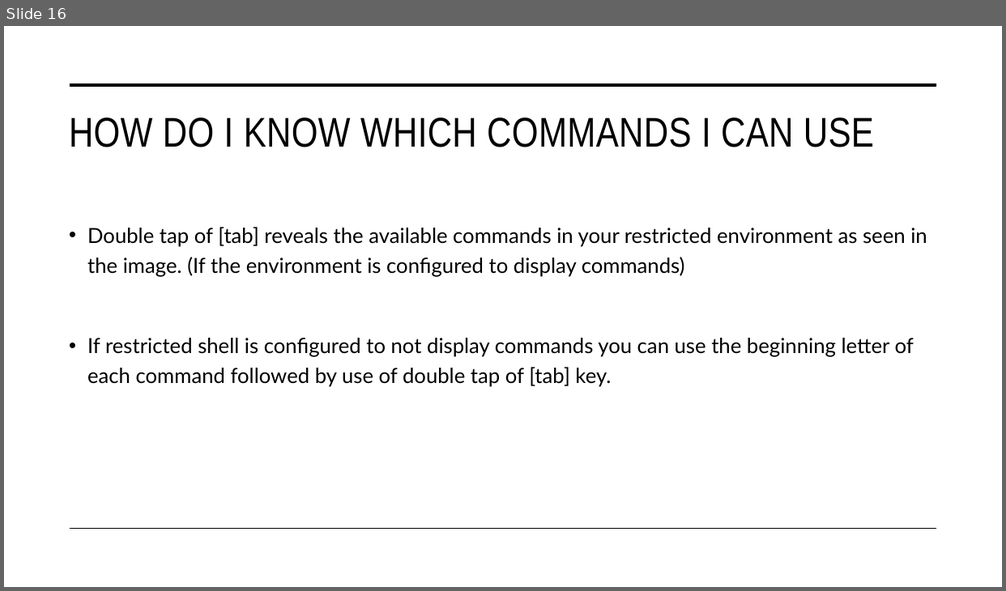
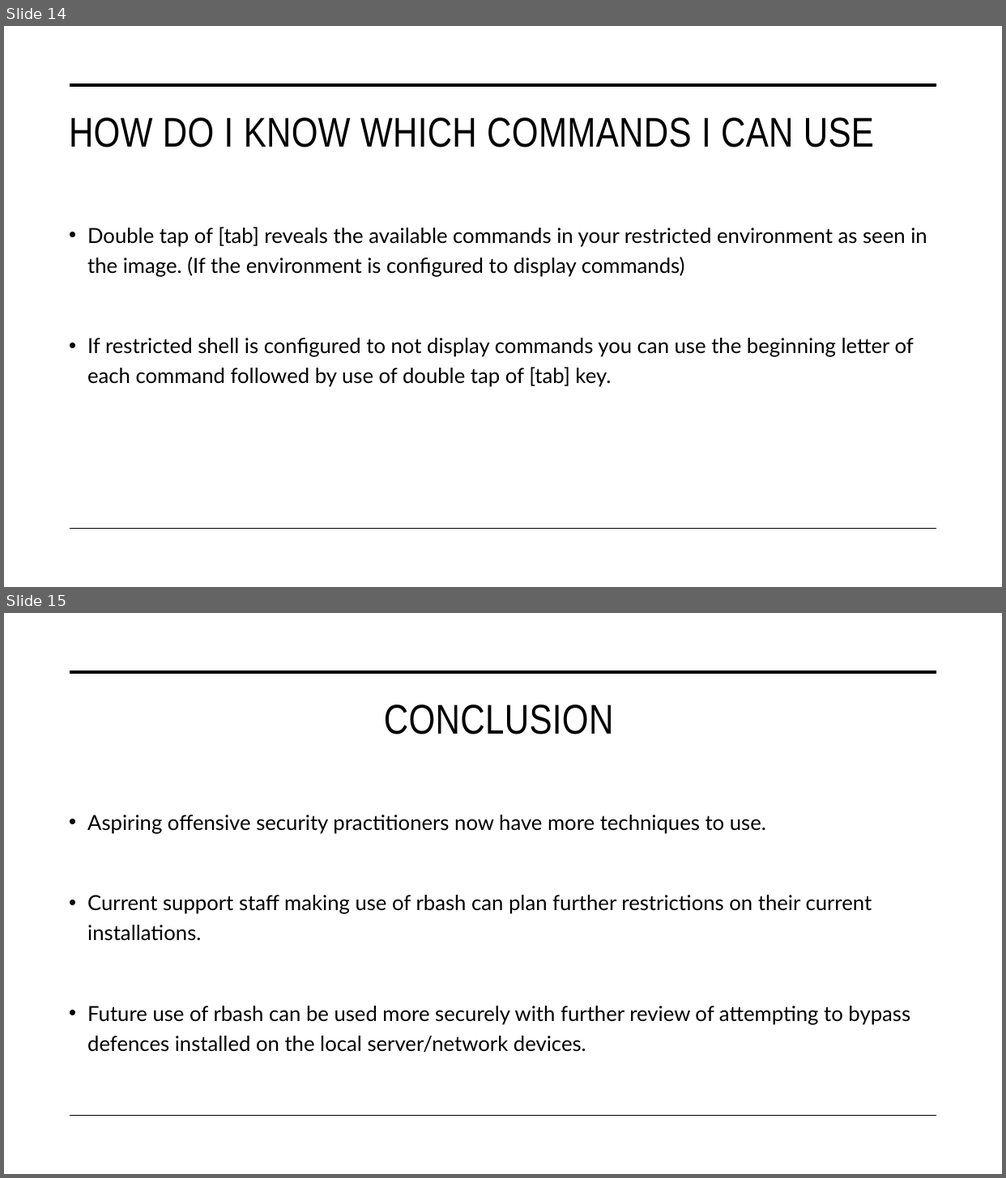
Before and after one commit to aqeebhussain122/hpc-offensive-security, a slide deck: Offensive Security Tactics for Linux Professionals - Linux Restricted Shell Escapes.pptx. Shown one above the other, each under a label of ours: slide 16 before the commit, slides 14 and 15 after it. The pictures are 1006x591 and 1006x1178 pixels, drawn with LibreOffice and Linux fonts; fonts in the diff are those of the drawing. Boxes give left, top, right and bottom in pixels: in the first picture for what was removed or moved away, otherwise in the second. Text is boxed around its words. In the diff, an @@ line names an element or a change of style, - is before the commit and + after.

```diff
--- a/Offensive Security Tactics for Linux Professionals - Linux Restricted Shell Escapes.pptx
+++ b/Offensive Security Tactics for Linux Professionals - Linux Restricted Shell Escapes.pptx
@@ slide 15 added at <box>4,613,1002,1174</box>, background #FFFFFF; not listed: 2 template elements that a slide beside it also shows @@
@@ title added at <box>384,705,613,735</box>, 40 pt, text #000000 @@
+CONCLUSION
@@ text added at <box>87,815,910,1052</box>, 20 pt, text #000000 @@
+• Aspiring offensive security practitioners now have more techniques to use.
+• Current support staff making use of rbash can plan further restrictions on their current installations.
+• Future use of rbash can be used more securely with further review of attempting to bypass defences installed on the local server/network devices.
@@ what was slide 16 is now slide 14 @@
```
Also in this commit, not shown: 2 slides changed, 2 slides removed.
